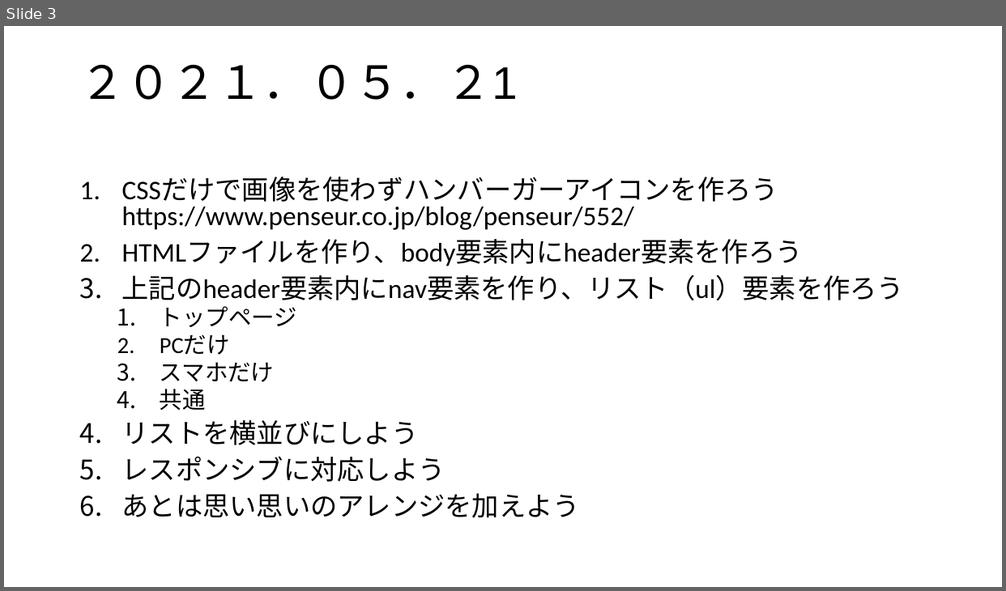
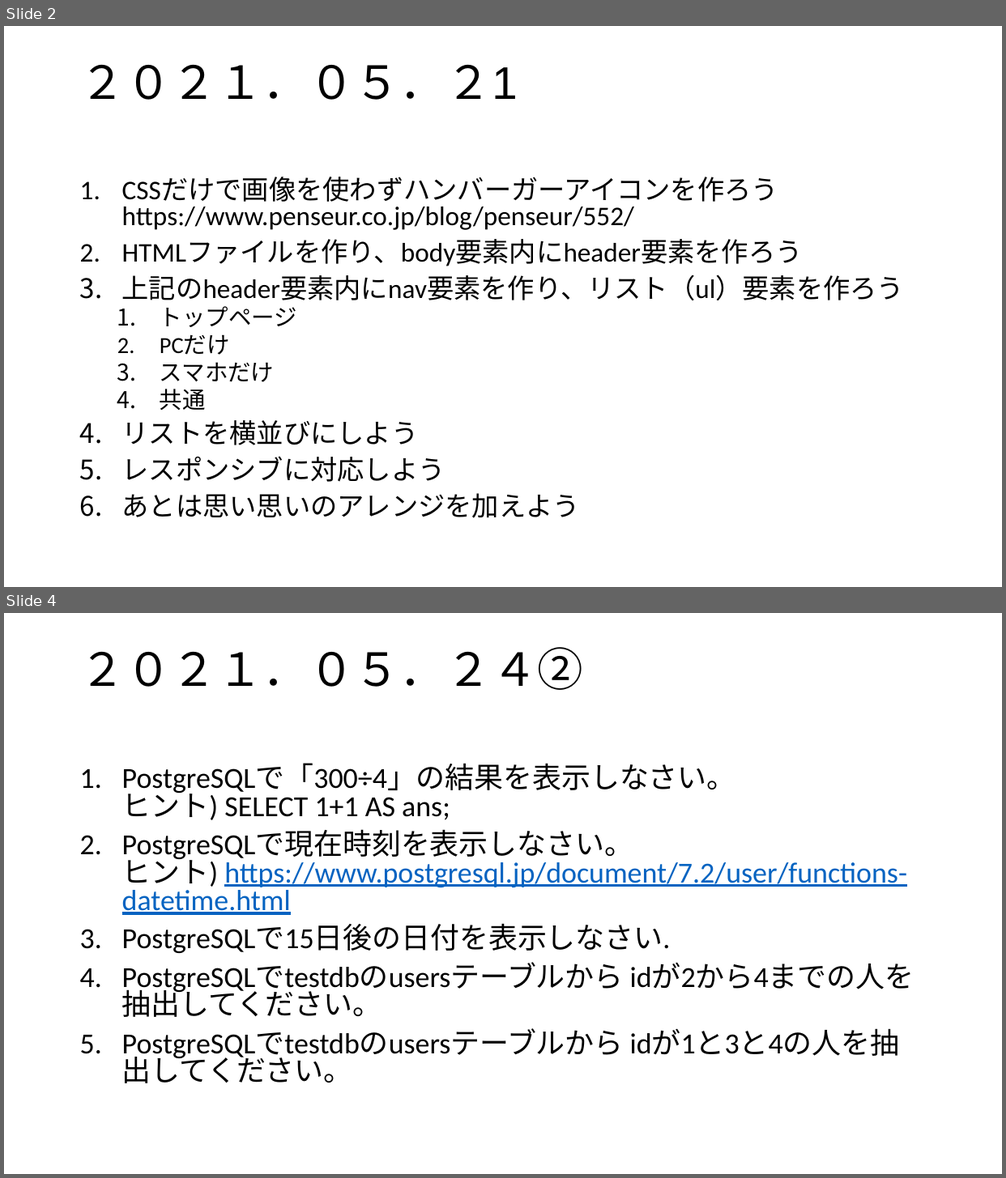
Before and after one commit to sss-sr2021/practice, a slide deck: おさらい演習20210524.pptx. Shown one above the other, each under a label of ours: slide 3 before the commit, slides 2 and 4 after it; the slides between them are not shown. The pictures are 1006x591 and 1006x1178 pixels, drawn with LibreOffice and Linux fonts; fonts in the diff are those of the drawing. Boxes give left, top, right and bottom in pixels: in the first picture for what was removed or moved away, otherwise in the second. Text is boxed around its words. In the diff, an @@ line names an element or a change of style, - is before the commit and + after.

Commit message:
5/24

```diff
--- a/おさらい演習20210524.pptx
+++ b/おさらい演習20210524.pptx
@@ slide 4 added at (4,613,1002,1174), background #FFFFFF @@
@@ text added at (80,647,584,690), 44 pt, text #000000 @@
+２０２１．０５．２４②
@@ text added at (122,764,907,1084), 28 pt, text #000000 @@
+1. PostgreSQLで「300÷4」の結果を表示しなさい。
+   ヒント) SELECT 1+1 AS ans;
+2. PostgreSQLで現在時刻を表示しなさい。
+   ヒント) https://www.postgresql.jp/document/7.2/user/functions-datetime.html
+3. PostgreSQLで15日後の日付を表示しなさい.
+4. PostgreSQLでtestdbのusersテーブルから idが2から4までの人を抽出してください。
+5. PostgreSQLでtestdbのusersテーブルから idが1と3と4の人を抽出してください。
@@ what was slide 3 is now slide 2 @@
```
Also in this commit, not shown: 1 slide changed.
